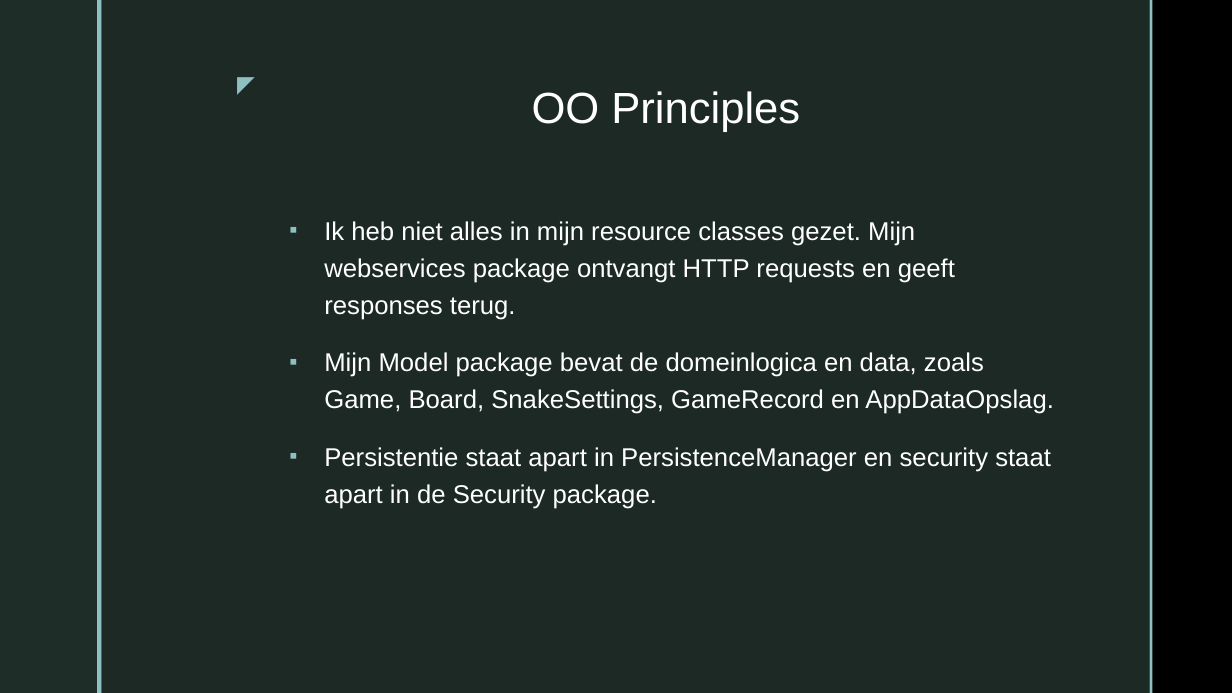
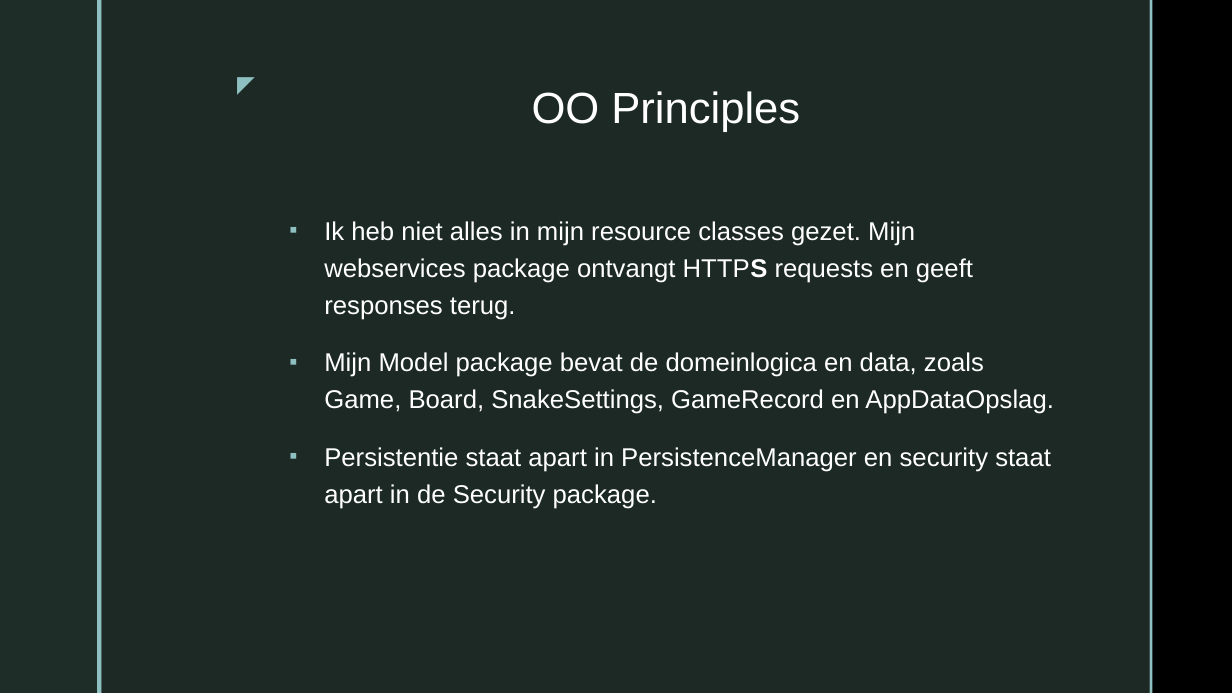
Before and after one commit to LeroyAndrade/BattleSnake, a slide deck: slide 4 of Presentatie1.pptx. Drawn at 1232x693 pixels with LibreOffice and Linux fonts; fonts in the diff are those of the drawing; background and template pictures are left out. Boxes give left, top, right and bottom in pixels: in the first picture for what was removed or moved away, otherwise in the second. Text is boxed around its words. In the diff, an @@ line names an element or a change of style, - is before the commit and + after.

Commit message:
Powerpoint update

```diff
--- a/Presentatie1.pptx
+++ b/Presentatie1.pptx
@@ text at [324, 221, 973, 320]: text changed @@
-▪ Ik heb niet alles in mijn resource classes gezet. Mijn webservices package ontvangt HTTP requests en geeft responses terug.
+▪ Ik heb niet alles in mijn resource classes gezet. Mijn webservices package ontvangt HTTPS requests en geeft responses terug.
```
Also in this commit, not shown: 3 other slides changed, 1 slide added, 2 slides removed, 9 other files.
